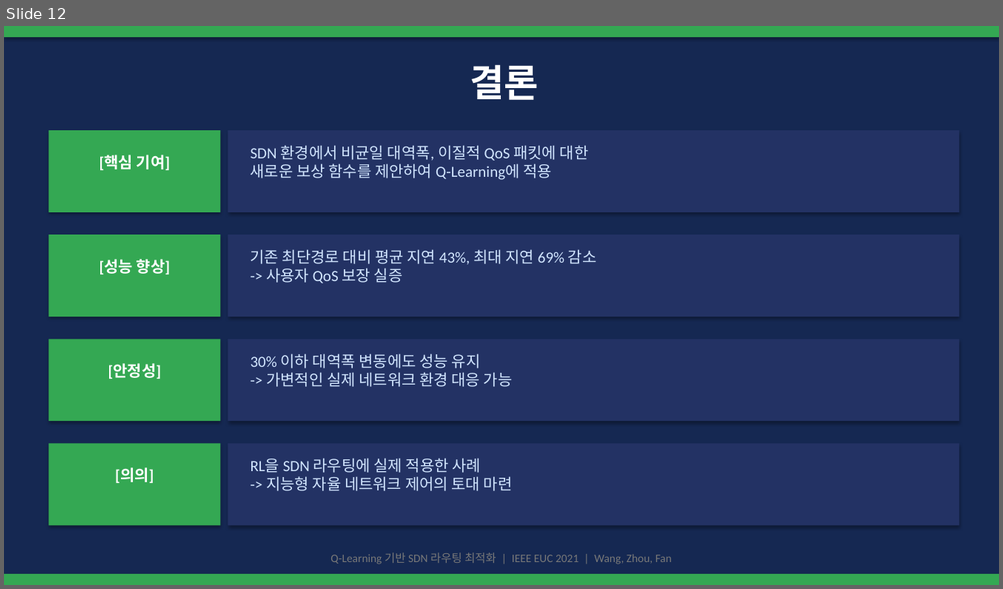
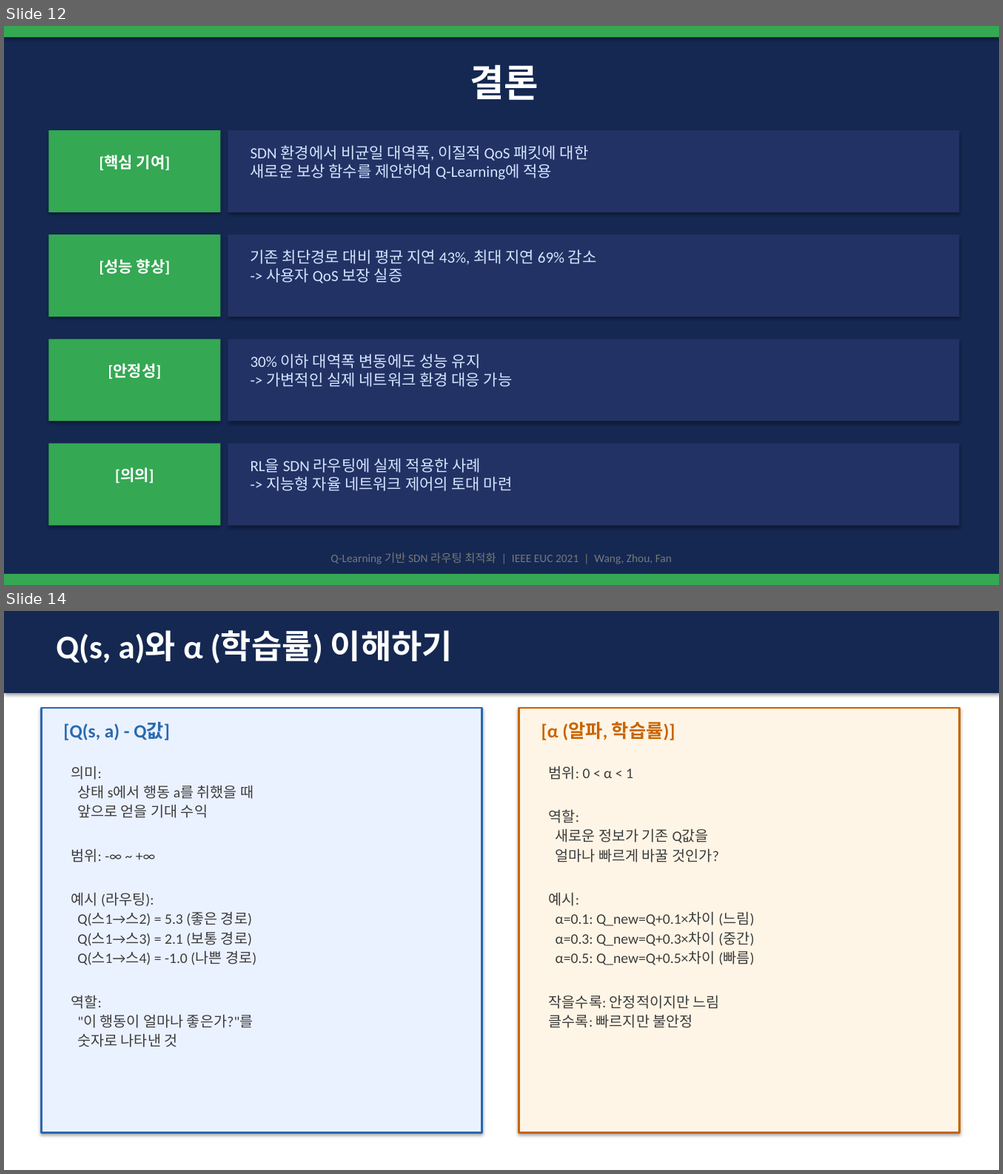
Before and after one commit to zzangdol1029/reinforce, a slide deck: week5-review/Q_Learning_SDN_Presentation.pptx. Shown one above the other, each under a label of ours: slide 12 before the commit, slides 12 and 14 after it; the slides between them are not shown. The pictures are 1003x589 and 1003x1174 pixels, drawn with LibreOffice and Linux fonts; fonts in the diff are those of the drawing. Boxes give left, top, right and bottom in pixels: in the first picture for what was removed or moved away, otherwise in the second. Text is boxed around its words. In the diff, an @@ line names an element or a change of style, - is before the commit and + after.

```diff
--- a/week5-review/Q_Learning_SDN_Presentation.pptx
+++ b/week5-review/Q_Learning_SDN_Presentation.pptx
@@ slide 14 added at (4, 611, 999, 1170), background #FFFFFF @@
@@ rectangle added at (4, 611, 999, 693), fill #152852 @@
@@ text added at (56, 630, 452, 664), 32 pt, text #FFFFFF, bold @@
+Q(s, a)와 α (학습률) 이해하기
@@ rectangle added at (41, 708, 481, 1133), fill #EBF2FF, outline #2969B0 2 pt @@
@@ rectangle added at (519, 708, 959, 1133), fill #FFF5E6, outline #C86400 2 pt @@
@@ text added at (541, 721, 675, 741), 18 pt, text #C86400, bold @@
+[α (알파, 학습률)]
@@ text added at (63, 722, 170, 741), 18 pt, text #2969B0, bold @@
+[Q(s, a) - Q값]
@@ text added at (71, 766, 256, 1048), 14 pt, text #3C3C3C @@
+의미:
+상태 s에서 행동 a를 취했을 때
+앞으로 얻을 기대 수익
+범위: -∞ ~ +∞
+예시 (라우팅):
+Q(스1→스2) = 5.3 (좋은 경로)
+Q(스1→스3) = 2.1 (보통 경로)
+Q(스1→스4) = -1.0 (나쁜 경로)
+역할:
+"이 행동이 얼마나 좋은가?"를
+숫자로 나타낸 것
@@ text added at (549, 766, 754, 1028), 14 pt, text #3C3C3C @@
+범위: 0 < α < 1
+역할:
+새로운 정보가 기존 Q값을
+얼마나 빠르게 바꿀 것인가?
+예시:
+α=0.1: Q_new=Q+0.1×차이 (느림)
+α=0.3: Q_new=Q+0.3×차이 (중간)
+α=0.5: Q_new=Q+0.5×차이 (빠름)
+작을수록: 안정적이지만 느림
+클수록: 빠르지만 불안정
```
Also in this commit, not shown: 3 other slides added, 10 other files.
